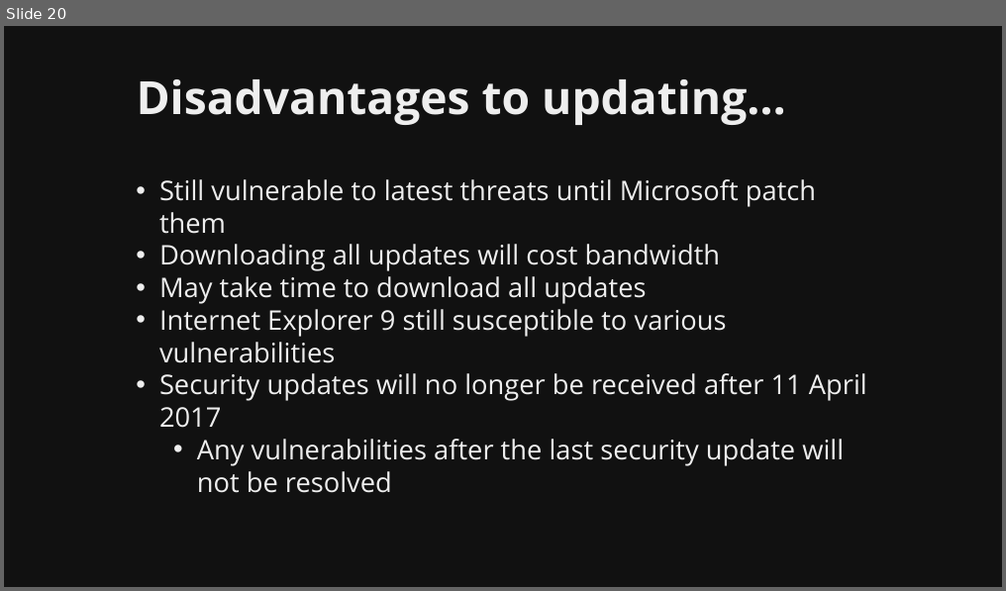
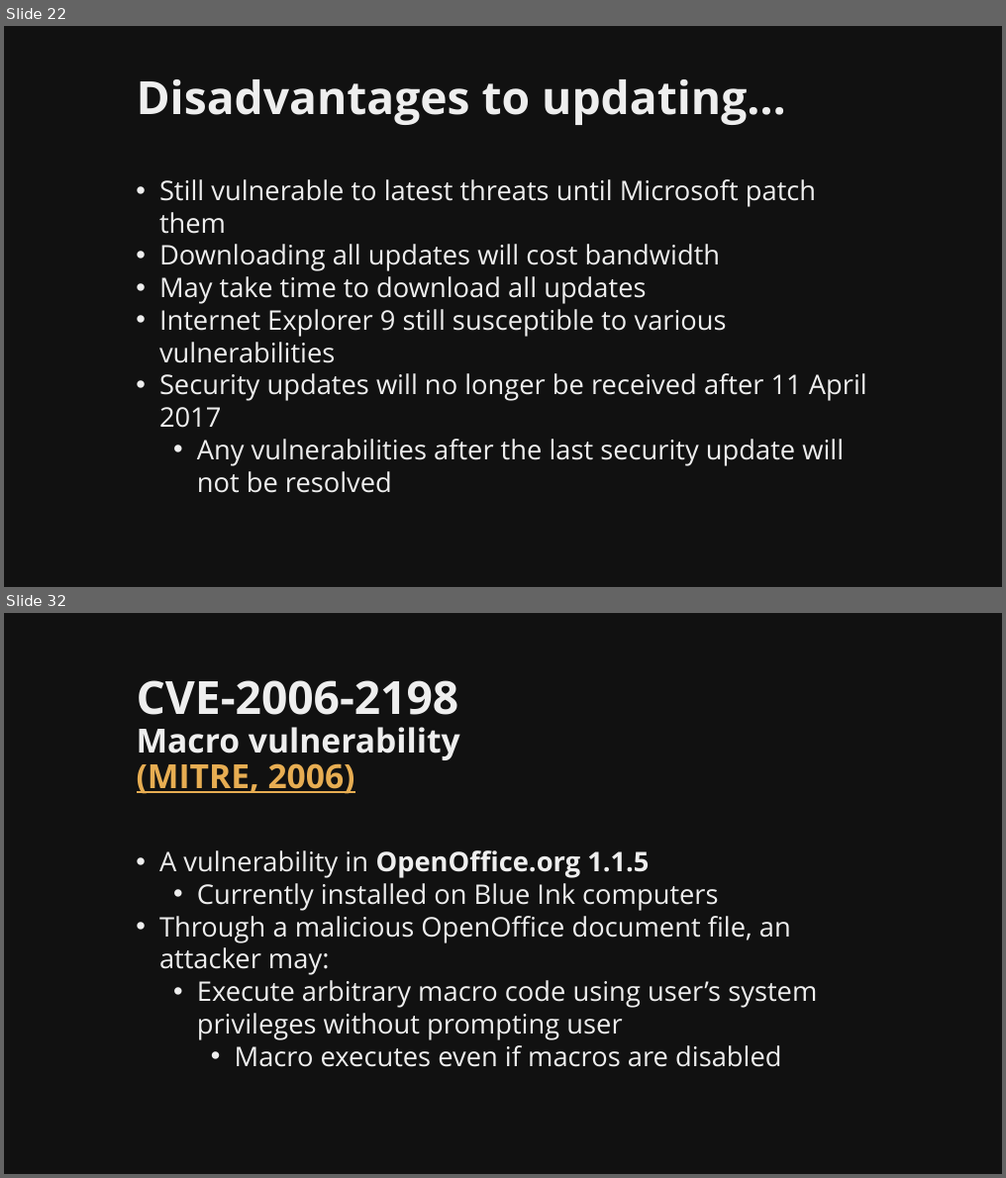
Before and after one commit to martymcflywa/ecu, a slide deck: year_1/sem_2/CSI1101_computer_security/0b_assignment_2_[22MAY15_0900]/dev/CSI1101_PONCE_A2_v01.pptx. Shown one above the other, each under a label of ours: slide 20 before the commit, slides 22 and 32 after it; the slides between them are not shown. The pictures are 1006x591 and 1006x1178 pixels, drawn with LibreOffice and Linux fonts; fonts in the diff are those of the drawing. Boxes give left, top, right and bottom in pixels: in the first picture for what was removed or moved away, otherwise in the second. Text is boxed around its words. In the diff, an @@ line names an element or a change of style, - is before the commit and + after.

Commit message:
CSI1101 A2: finished user applications, todo user practices

```diff
--- a/year_1/sem_2/CSI1101_computer_security/0b_assignment_2_[22MAY15_0900]/dev/CSI1101_PONCE_A2_v01.pptx
+++ b/year_1/sem_2/CSI1101_computer_security/0b_assignment_2_[22MAY15_0900]/dev/CSI1101_PONCE_A2_v01.pptx
@@ slide 32 added at (4, 613, 1002, 1174), background #111111 @@
@@ title added at (137, 680, 460, 794), 32 pt, text #EEEEEE, bold @@
+CVE-2006-2198
+Macro vulnerability
+(MITRE, 2006)
@@ text added at (159, 851, 817, 1067), 26 pt, text #EEEEEE @@
+• A vulnerability in OpenOffice.org 1.1.5
+  • Currently installed on Blue Ink computers
+• Through a malicious OpenOffice document file, an attacker may:
+  • Execute arbitrary macro code using user’s system privileges without prompting user
+    • Macro executes even if macros are disabled
@@ what was slide 20 is now slide 22 @@
```
Also in this commit, not shown: 6 slides changed, 15 other slides added, 3 other files.
